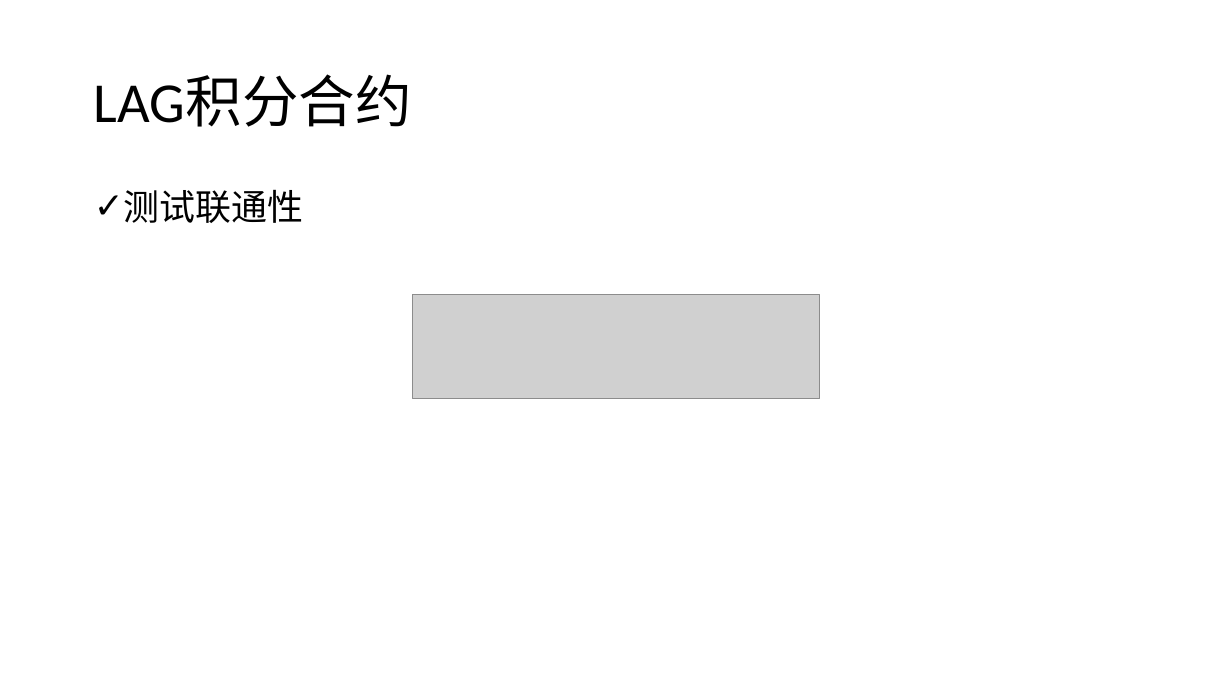
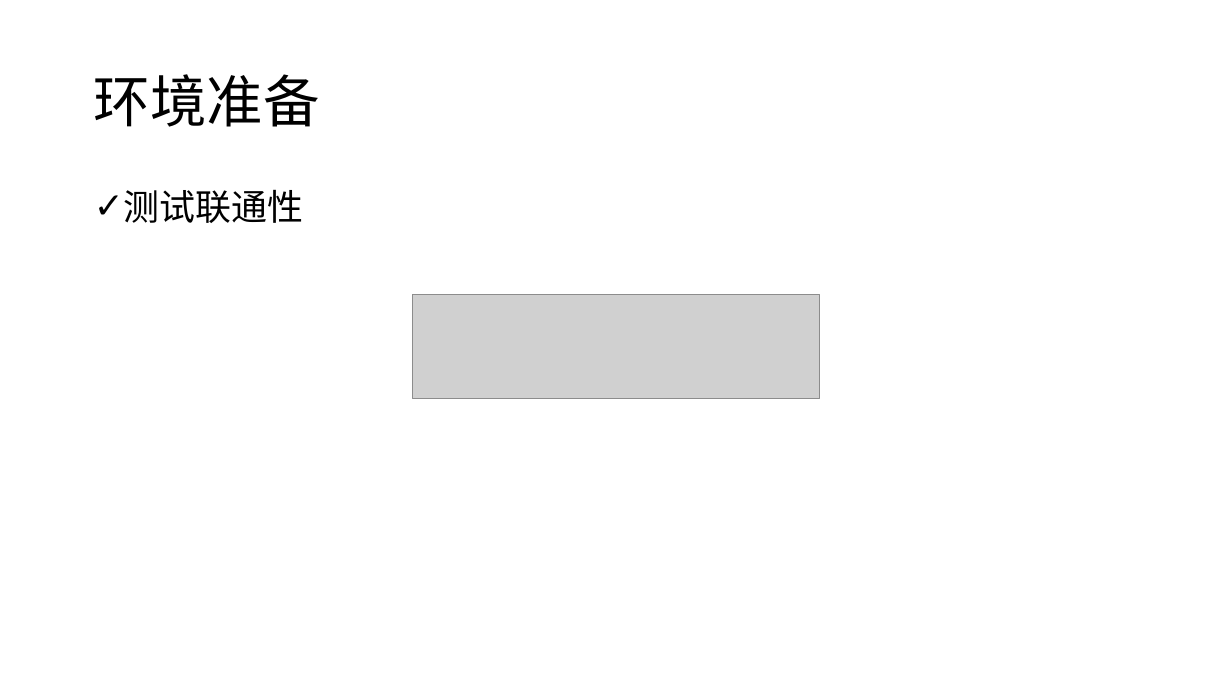
Before and after one commit to webanklabgroup5/webank, a slide deck: slide 4 of day2/Day2_Report.pptx. Drawn at 1232x693 pixels with LibreOffice and Linux fonts; fonts in the diff are those of the drawing; grey boxes stand for pictures. Boxes give left, top, right and bottom in pixels: in the first picture for what was removed or moved away, otherwise in the second. Text is boxed around its words. In the diff, an @@ line names an element or a change of style, - is before the commit and + after.

```diff
--- a/day2/Day2_Report.pptx
+++ b/day2/Day2_Report.pptx
@@ title at (94, 74, 320, 127): text changed @@
-LAG积分合约
+环境准备
```
Also in this commit, not shown: 3 other slides changed, 1 slide added, 7 other files.
